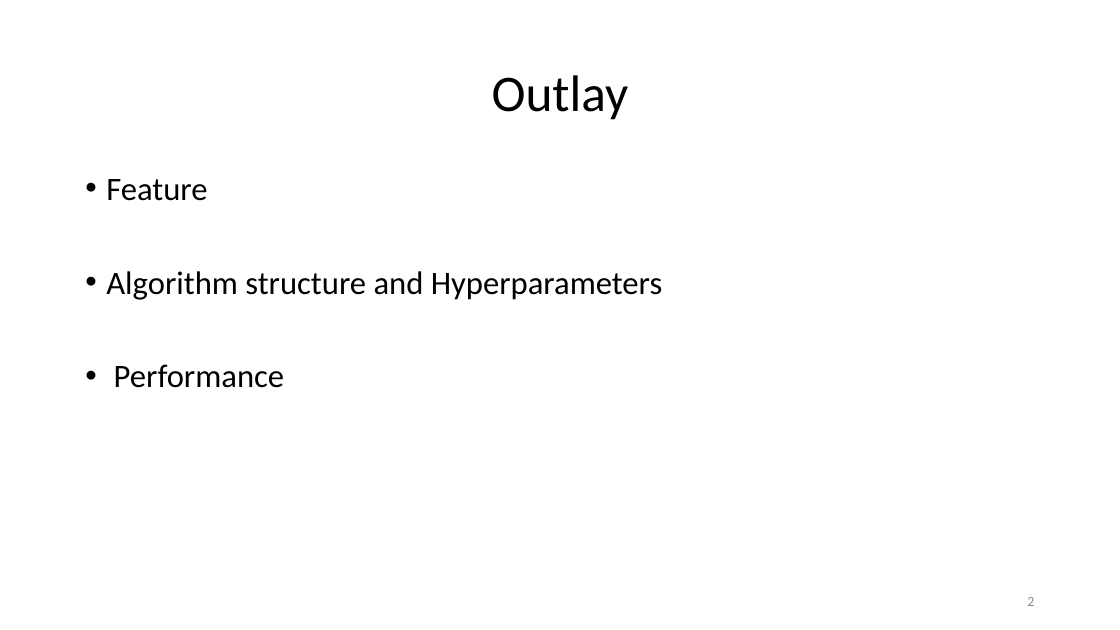
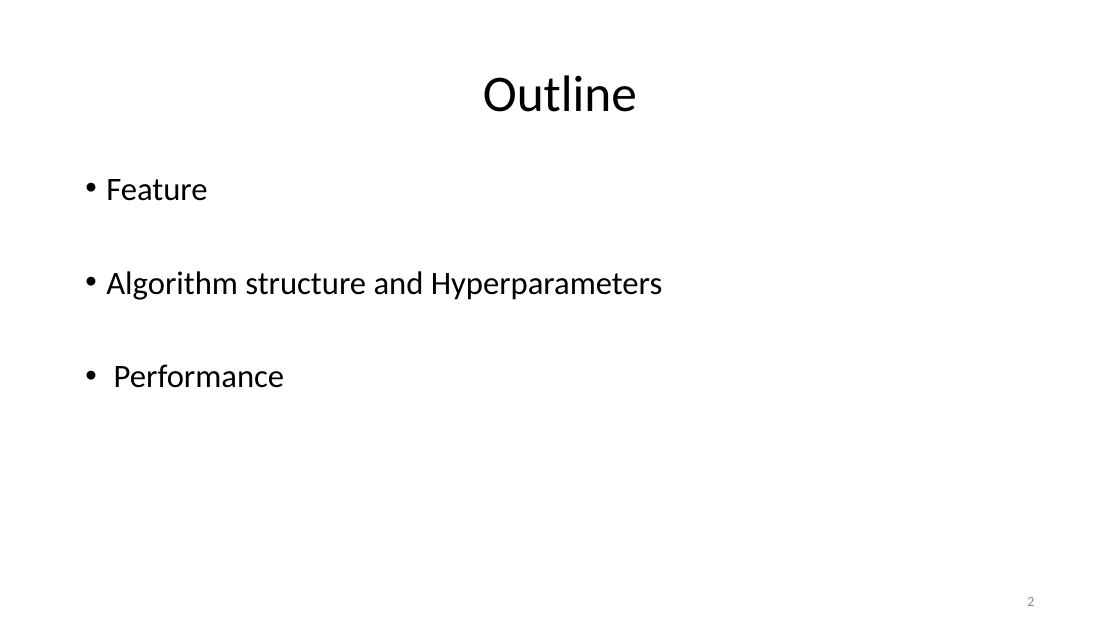
Before and after one commit to paulhager/ProteinPrediction1, a slide deck: slide 2 of BLOSUMscoresComparedToSingleSNAPscores.pptx. Drawn at 1120x630 pixels with LibreOffice and Linux fonts; fonts in the diff are those of the drawing; background and template pictures are left out. Boxes give left, top, right and bottom in pixels: in the first picture for what was removed or moved away, otherwise in the second. Text is boxed around its words. In the diff, an @@ line names an element or a change of style, - is before the commit and + after.

```diff
--- a/BLOSUMscoresComparedToSingleSNAPscores.pptx
+++ b/BLOSUMscoresComparedToSingleSNAPscores.pptx
@@ title at box(483, 75, 637, 112): text changed @@
-Outlay
+Outline
```
Also in this commit, not shown: 3 other slides changed, 2 slides added, 3 other files.
